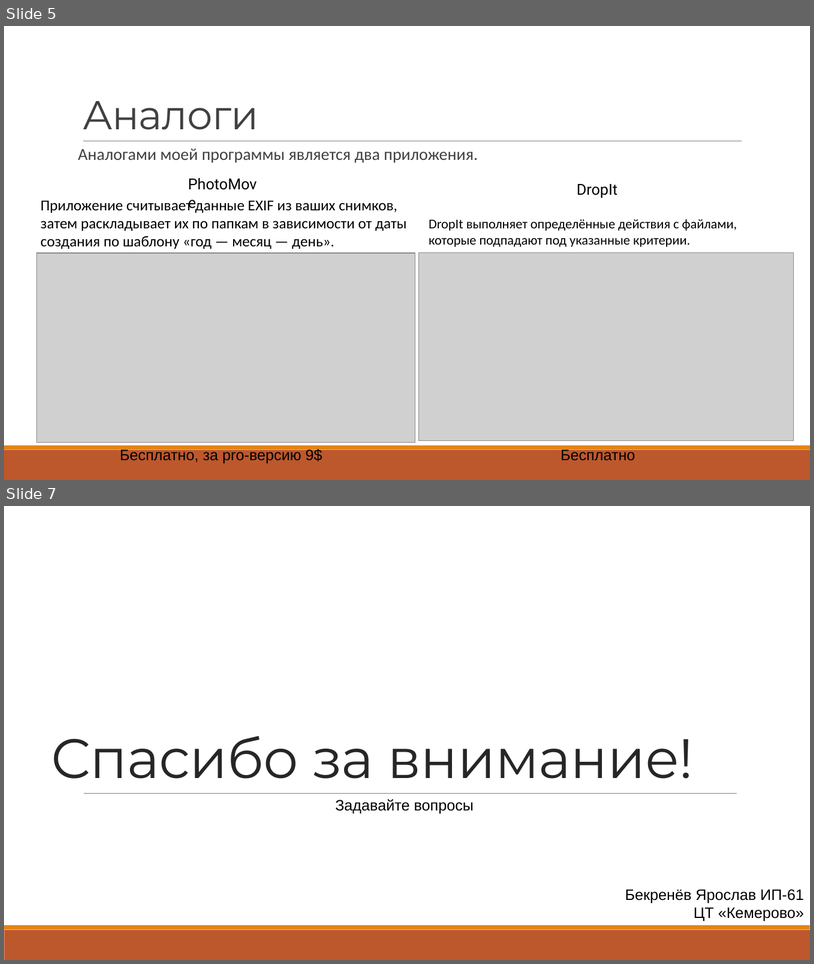
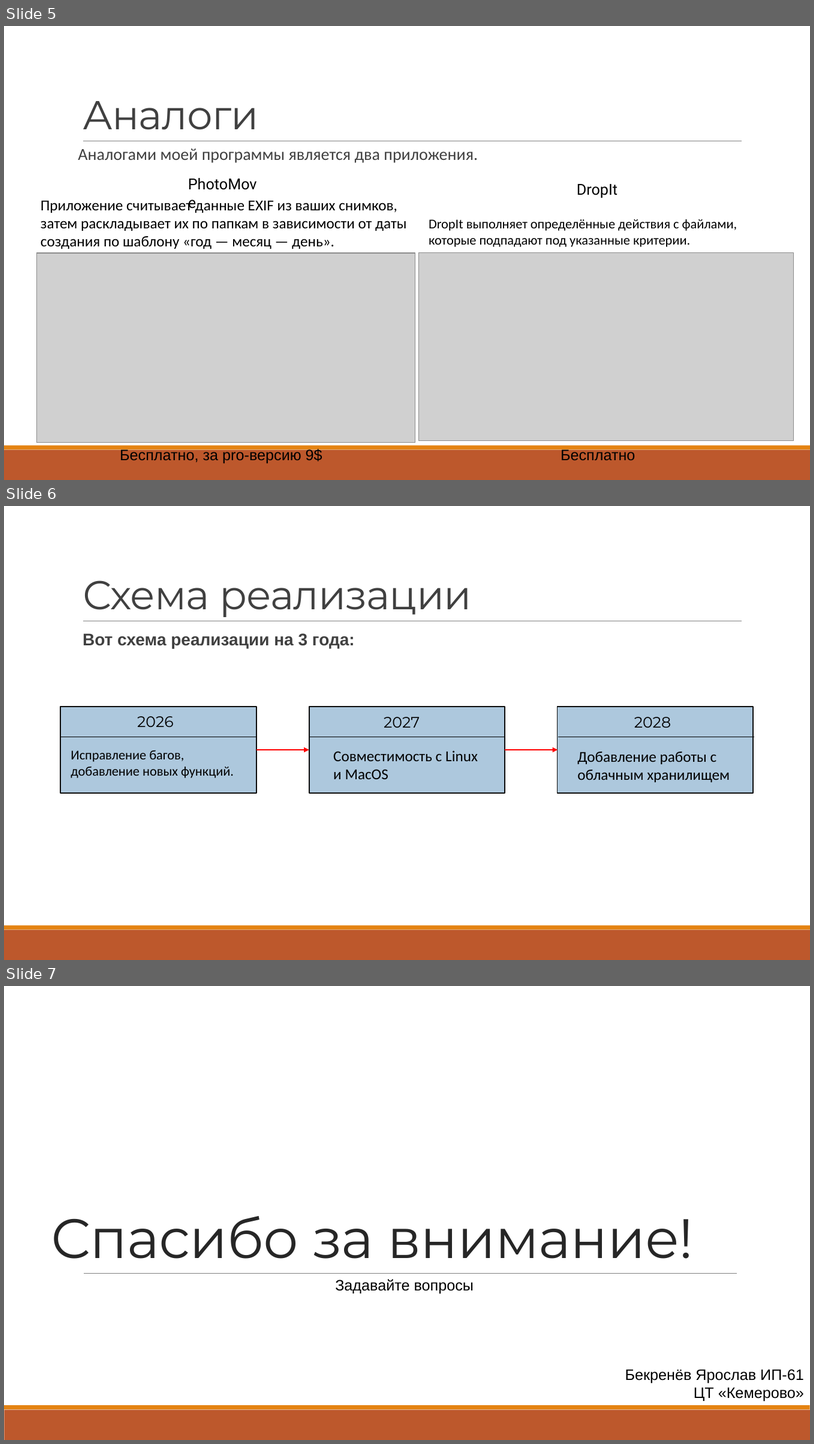
Before and after one commit to yarikbekrenev/Just-File-Manager, a slide deck: Just File Manager.pptx. Shown one above the other, each under a label of ours: slides 5 and 7 before the commit, slides 5, 6 and 7 after it; the slides between them are not shown. The pictures are 814x964 and 814x1444 pixels, drawn with LibreOffice and Linux fonts; fonts in the diff are those of the drawing; grey boxes stand for pictures. Boxes give left, top, right and bottom in pixels: in the first picture for what was removed or moved away, otherwise in the second. Text is boxed around its words. In the diff, an @@ line names an element or a change of style, - is before the commit and + after.

```diff
--- a/Just File Manager.pptx
+++ b/Just File Manager.pptx
@@ slide 6 added at [4, 506, 810, 960], background #FFFFFF; not listed: 3 template elements that a slide beside it also shows @@
@@ title added at [83, 580, 472, 617], 48 pt, text #404040 @@
+Схема реализации
@@ text added at [83, 633, 355, 648], 20 pt, text #404040, bold @@
+  Вот схема реализации на 3 года:
@@ rectangle added at [61, 706, 257, 793], fill #ADC8DD, outline #0D0D0D 1.25 pt @@
@@ text added at [137, 716, 174, 727], 18 pt, text #000000 @@
+2026
@@ rectangle added at [309, 706, 506, 793], fill #ADC8DD, outline #0D0D0D 1.25 pt @@
@@ text added at [384, 717, 420, 727], 18 pt, text #000000 @@
+2027
@@ rectangle added at [558, 706, 753, 793], fill #ADC8DD, outline #0D0D0D 1.25 pt @@
@@ text added at [635, 717, 671, 727], 18 pt, text #000000 @@
+2028
@@ line added from (61, 736) to (257, 736), #000000 1 pt @@
@@ line added from (309, 736) to (506, 736), #000000 1 pt @@
@@ line added from (559, 736) to (755, 736), #000000 1 pt @@
@@ text added at [71, 750, 234, 778], 16 pt, text #000000 @@
+Исправление багов, добавление новых функций.
@@ arrow added from (257, 750) to (309, 750), #FF0000 2 pt @@
@@ text added at [333, 750, 478, 779], 18 pt, text #000000 @@
+Совместимость с Linux и MacOS
@@ arrow added from (506, 750) to (558, 750), #FF0000 2 pt @@
@@ text added at [578, 751, 730, 782], 18 pt, text #000000 @@
+Добавление работы с облачным хранилищем
```
Also in this commit, not shown: 1 slide removed.
